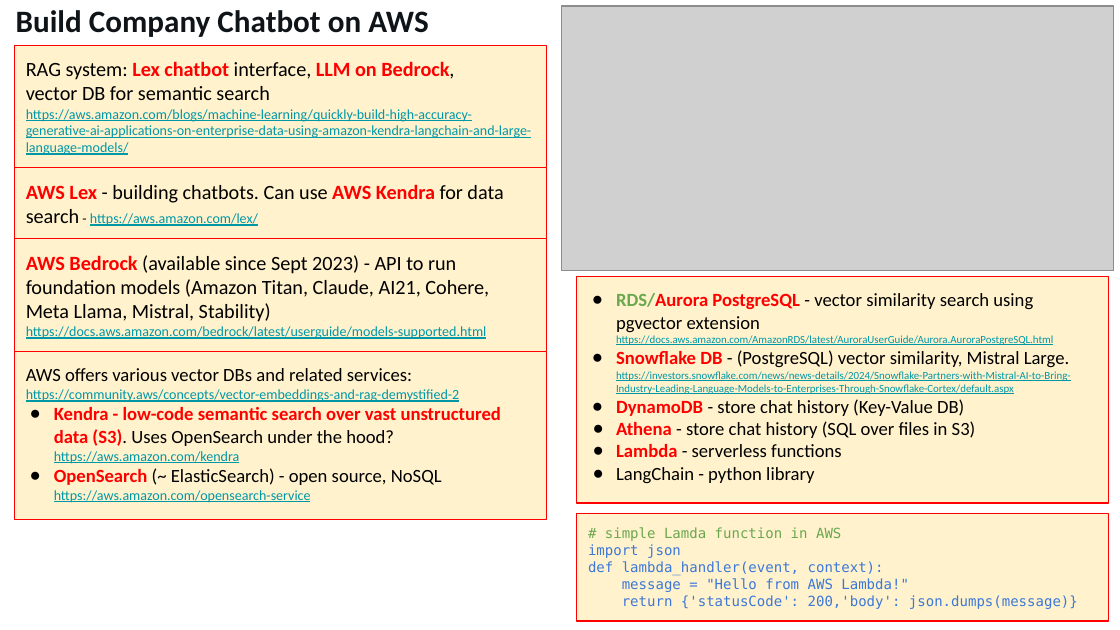
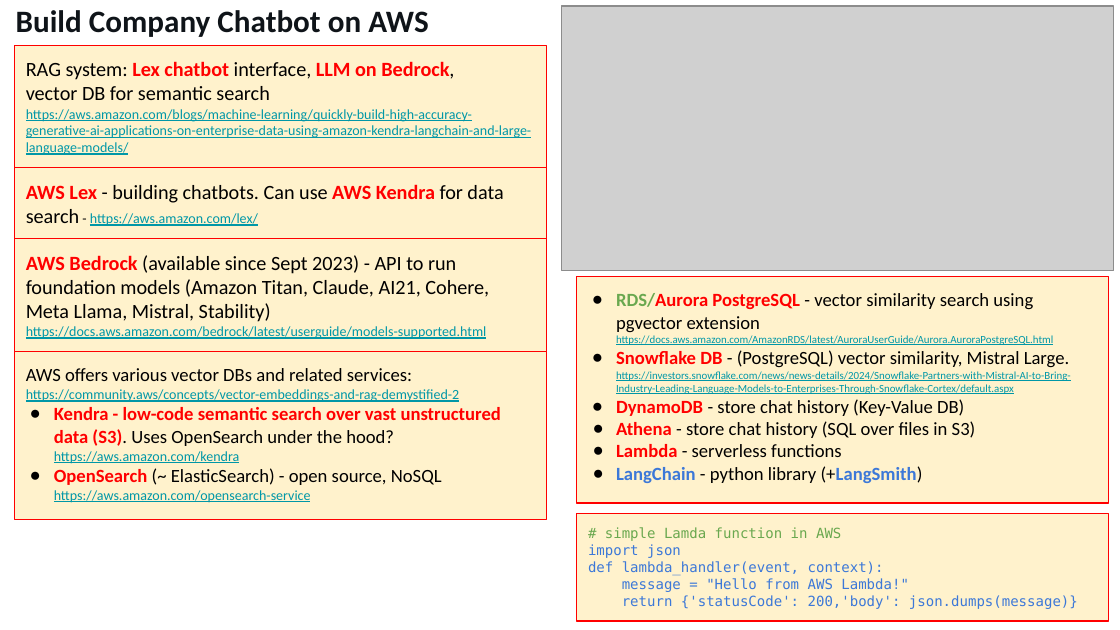
Before and after one commit to lselector/seminar, a slide deck: slide 14 of 2024/2024-03-15-AI-Updates.pptx (slide 12 before the commit). Drawn at 1120x630 pixels with LibreOffice and Linux fonts; fonts in the diff are those of the drawing; grey boxes stand for pictures. Boxes give left, top, right and bottom in pixels: in the first picture for what was removed or moved away, otherwise in the second. Text is boxed around its words. In the diff, an @@ line names an element or a change of style, - is before the commit and + after.

```diff
--- a/2024/2024-03-15-AI-Updates.pptx
+++ b/2024/2024-03-15-AI-Updates.pptx
@@ text in rectangle at (x1=616, y1=466, x2=923, y2=483): text changed; text colour #000000 to #3C78D8; bold on @@
-● LangChain - python library
+● LangChain - python library (+LangSmith)
```
Also in this commit, not shown: 10 other slides changed, 1 slide added.
